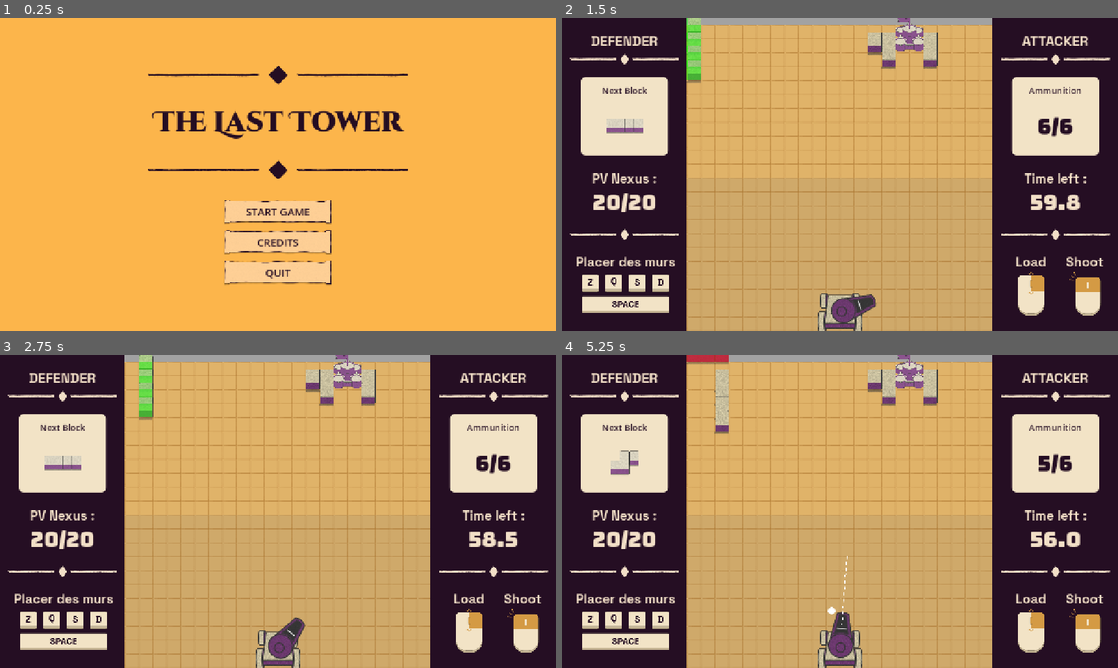
Above: before the commit, frames 1-4 (two rows, left to right).
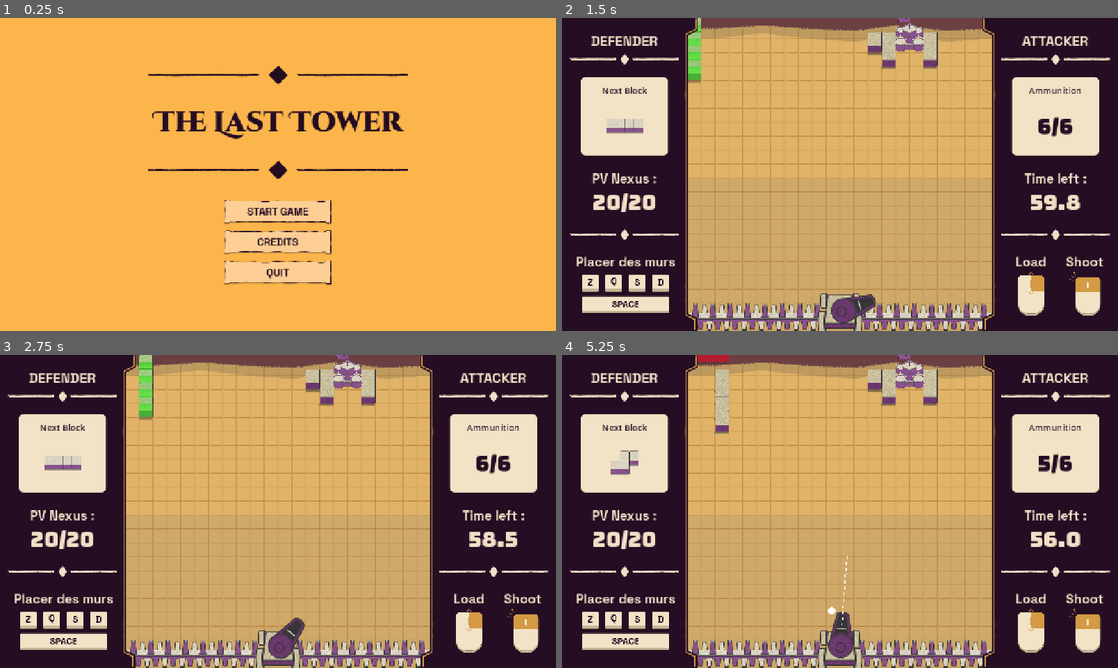
Above: after the commit, the same moments.

Repository: Angele-Bzl/construction
Game: Godot game, scene res://Scenes/title_screen.tscn
Two runs of this game, one before a commit and one after it. Both use one fixed random seed, a clock stepped at 60 frames per second and the inputs below.
Inputs (mouse positions are in pixels of both pictures, inside the frame that each line leads up to):
- Up to frame 1 (0.25 s): no input
- Up to frame 2 (1.5 s): click "CREDITS" at 0.5 s; click "START GAME" at 1.25 s
- Up to frame 3 (2.75 s): move the mouse to (400, 495) at 2.02 s; hold D (right) from 2.03 s (still down); click (400, 495) at 2.1 s
- Up to frame 4 (5.25 s): move the mouse to (728, 527) at 2.77 s; release D (right) at 2.78 s; hold S (down) 2.78-3.53 s; tap Mouse wheel down (scroll_down) at 2.85, 5.1 s; move the mouse to (895, 442) at 3.52 s; hold D (right) 3.53-4.28 s; tap Space (snap) at 3.6 s; move the mouse to (812, 574) at 4.27 s; hold W (up) 4.28-5.03 s; click (812, 574) at 4.35 s; move the mouse to (1006, 558) at 5.02 s; hold A (left) from 5.03 s (still down)

The runs differ from the first frame. In frame 1, 0.4% of the frame differs, in the area x 44-56%, y 60-84%; in frame 2, 6.8%, in the area x 22-78%, y 0-100%; in frame 3, 6.8%; in frame 4, 6.8%.

Commit message:
Commit UI + asset World

Diff:
--- a/construction/Prefabs/Manager/AudioManager.tscn
+++ b/construction/Prefabs/Manager/AudioManager.tscn
@@ -11,6 +11,7 @@
 [ext_resource type="AudioStream" uid="uid://bsf1swpapa4xj" path="res://Sounds/SFX/bricks_falling.wav" id="9_in36k"]
 
 [node name="AudioManager" type="Node" unique_id=967250193]
+process_mode = 3
 script = ExtResource("1_5um5d")
 
 [node name="Music" type="Node" parent="." unique_id=730647465]
--- a/construction/Prefabs/UI/end_screen.tscn
+++ b/construction/Prefabs/UI/end_screen.tscn
@@ -2,6 +2,7 @@
 
 [ext_resource type="Script" uid="uid://d2nuv0vl4s7ug" path="res://Scripts/end_screen.gd" id="1_lugr4"]
 [ext_resource type="Script" uid="uid://c0fuwaxy1tw21" path="res://Scripts/bouncy_button.gd" id="2_3np5u"]
+[ext_resource type="Theme" uid="uid://qds6je0imcnu" path="res://Ressources/Themes/button.tres" id="2_5utrv"]
 
 [node name="EndScreen" type="Control" unique_id=355343183]
 process_mode = 3
@@ -61,14 +62,18 @@
 layout_mode = 2
 
 [node name="RetryButton" type="Button" parent="Structure" unique_id=1082588658]
+custom_minimum_size = Vector2(320, 70)
 layout_mode = 2
-text = "Retry"
+theme = ExtResource("2_5utrv")
+text = "RETRY"
 script = ExtResource("2_3np5u")
 metadata/_custom_type_script = "uid://c0fuwaxy1tw21"
 
 [node name="MainMenuButton" type="Button" parent="Structure" unique_id=1161755095]
+custom_minimum_size = Vector2(320, 70)
 layout_mode = 2
-text = "Go back to main menu"
+theme = ExtResource("2_5utrv")
+text = "BACK TO MAIN MENU"
 script = ExtResource("2_3np5u")
 metadata/_custom_type_script = "uid://c0fuwaxy1tw21"
 
--- a/construction/Prefabs/UI/hud.tscn
+++ b/construction/Prefabs/UI/hud.tscn
@@ -1,6 +1,7 @@
 [gd_scene format=3 uid="uid://btth67ioelhyt"]
 
 [ext_resource type="Script" uid="uid://cbviq4mekeqap" path="res://Scripts/hud.gd" id="1_lepgj"]
+[ext_resource type="Texture2D" uid="uid://j8oeca0qh5pe" path="res://Assets/UI/Blocks/Background_UI.png" id="2_nshva"]
 [ext_resource type="Theme" uid="uid://b1kroheh33iy1" path="res://Ressources/Theme/Text_White.tres" id="2_ofty5"]
 [ext_resource type="Texture2D" uid="uid://0r5p2ixjru55" path="res://Assets/UI/Line/LineWhite.png" id="3_odjyi"]
 [ext_resource type="Theme" uid="uid://cryo43wrhp7pi" path="res://Ressources/Theme/Text_Black.tres" id="3_omdad"]
@@ -12,8 +13,7 @@
 
 [sub_resource type="Theme" id="Theme_oh2ji"]
 
-[sub_resource type="StyleBoxFlat" id="StyleBoxFlat_7bsgg"]
-bg_color = Color(0.14509805, 0.05490196, 0.13725491, 1)
+[sub_resource type="StyleBoxEmpty" id="StyleBoxEmpty_iiyik"]
 
 [sub_resource type="StyleBoxFlat" id="StyleBoxFlat_2ysr6"]
 bg_color = Color(0.9490196, 0.8901961, 0.7764706, 1)
@@ -21,6 +21,8 @@
 corner_radius_top_right = 10
 corner_radius_bottom_right = 10
 corner_radius_bottom_left = 10
+
+[sub_resource type="StyleBoxEmpty" id="StyleBoxEmpty_p0y2s"]
 
 [node name="HUD" type="Control" unique_id=1297925502]
 z_index = 20
@@ -33,13 +35,20 @@
 theme = SubResource("Theme_oh2ji")
 script = ExtResource("1_lepgj")
 
+[node name="BackgroundDefenderPanel" type="TextureRect" parent="." unique_id=820309828]
+layout_mode = 0
+offset_right = 312.0
+offset_bottom = 720.0
+texture = ExtResource("2_nshva")
+expand_mode = 1
+
 [node name="PanelDefender" type="PanelContainer" parent="." unique_id=1881136469]
 custom_minimum_size = Vector2(288, 720)
 custom_maximum_size = Vector2(288, 720)
 layout_mode = 1
 offset_right = 300.0
 offset_bottom = 720.0
-theme_override_styles/panel = SubResource("StyleBoxFlat_7bsgg")
+theme_override_styles/panel = SubResource("StyleBoxEmpty_iiyik")
 
 [node name="MarginDefender" type="MarginContainer" parent="PanelDefender" unique_id=140108007]
 layout_mode = 2
@@ -165,6 +174,18 @@
 size_flags_vertical = 8
 texture = ExtResource("6_p2dku")
 stretch_mode = 5
+
+[node name="BackgroundAttackerPanel" type="TextureRect" parent="." unique_id=1296698996]
+layout_mode = 1
+anchors_preset = 1
+anchor_left = 1.0
+anchor_right = 1.0
+offset_left = -312.0
+offset_bottom = 720.0
+grow_horizontal = 0
+texture = ExtResource("2_nshva")
+expand_mode = 1
+flip_h = true
 
 [node name="PanelAttacker" type="PanelContainer" parent="." unique_id=1282201895]
 custom_minimum_size = Vector2(288, 720)
@@ -176,7 +197,7 @@
 offset_left = -310.0
 offset_bottom = 720.0
 grow_horizontal = 0
-theme_override_styles/panel = SubResource("StyleBoxFlat_7bsgg")
+theme_override_styles/panel = SubResource("StyleBoxEmpty_p0y2s")
 
 [node name="MarginAttacker" type="MarginContainer" parent="PanelAttacker" unique_id=1463767462]
 layout_mode = 2
--- /dev/null
+++ b/construction/Prefabs/WorldPrefabs/barrier.tscn
@@ -0,0 +1,20 @@
+[gd_scene format=3 uid="uid://c4n6e1rual5es"]
+
+[ext_resource type="Script" uid="uid://oktdn1quoqwm" path="res://Scripts/barrier.gd" id="1_lsx5r"]
+[ext_resource type="Texture2D" uid="uid://cxtaksq7otbw7" path="res://Assets/Items/Barrier.png" id="1_rwmq8"]
+
+[sub_resource type="RectangleShape2D" id="RectangleShape2D_xrivr"]
+size = Vector2(320, 64)
+
+[node name="Barrier" type="Area2D" unique_id=820234278]
+script = ExtResource("1_lsx5r")
+
+[node name="BarrierCollision" type="CollisionShape2D" parent="." unique_id=1972884003]
+shape = SubResource("RectangleShape2D_xrivr")
+
+[node name="BarrierSprite" type="Sprite2D" parent="." unique_id=1726178045]
+position = Vector2(0, 1.9073486e-06)
+scale = Vector2(0.8, 0.6666667)
+texture = ExtResource("1_rwmq8")
+
+[connection signal="body_entered" from="." to="." method="_on_body_entered"]
--- /dev/null
+++ b/construction/Ressources/Themes/button.tres
@@ -0,0 +1,26 @@
+[gd_resource type="Theme" format=3 uid="uid://qds6je0imcnu"]
+
+[ext_resource type="FontFile" uid="uid://cqkorgrekwq1g" path="res://Assets/UI/Font/SpaceGrotesk-Bold.ttf" id="1_fc8v0"]
+[ext_resource type="Texture2D" uid="uid://dah6rbcykum5n" path="res://Assets/UI/Button/Dark.png" id="2_fbofm"]
+[ext_resource type="Texture2D" uid="uid://dtcawao75tib" path="res://Assets/UI/Button/White.png" id="3_yqlfu"]
+
+[sub_resource type="StyleBoxTexture" id="StyleBoxTexture_k5hr5"]
+texture = ExtResource("2_fbofm")
+
+[sub_resource type="StyleBoxTexture" id="StyleBoxTexture_xt7jk"]
+texture = ExtResource("3_yqlfu")
+
+[sub_resource type="StyleBoxTexture" id="StyleBoxTexture_na84d"]
+texture = ExtResource("2_fbofm")
+
+[resource]
+Button/colors/font_color = Color(0.14509805, 0.05490196, 0.13725491, 1)
+Button/colors/font_focus_color = Color(1, 0.8156863, 0.5882353, 1)
+Button/colors/font_hover_color = Color(1, 0.8156863, 0.5882353, 1)
+Button/colors/font_hover_pressed_color = Color(1, 0.8156863, 0.5882353, 1)
+Button/colors/font_pressed_color = Color(1, 0.8156863, 0.5882353, 1)
+Button/font_sizes/font_size = 24
+Button/fonts/font = ExtResource("1_fc8v0")
+Button/styles/hover = SubResource("StyleBoxTexture_k5hr5")
+Button/styles/normal = SubResource("StyleBoxTexture_xt7jk")
+Button/styles/pressed = SubResource("StyleBoxTexture_na84d")
--- a/construction/Scenes/main_scene.tscn
+++ b/construction/Scenes/main_scene.tscn
@@ -5,12 +5,13 @@
 [ext_resource type="PackedScene" uid="uid://btth67ioelhyt" path="res://Prefabs/UI/hud.tscn" id="2_m1efj"]
 [ext_resource type="Script" uid="uid://bait0803872ov" path="res://Scripts/camera.gd" id="2_mai8y"]
 [ext_resource type="PackedScene" uid="uid://dui6mev36aftd" path="res://Prefabs/UI/end_screen.tscn" id="3_76v2p"]
-[ext_resource type="Texture2D" uid="uid://b6sedyukr0b27" path="res://Assets/Placeholders/placeholder_wall.png" id="3_iacmt"]
 [ext_resource type="PackedScene" uid="uid://cfubmk7s40qls" path="res://Prefabs/CrossbowPrefabs/crossbow.tscn" id="4_x6ack"]
 [ext_resource type="PackedScene" uid="uid://dmm0qqj4gh5up" path="res://Prefabs/BlockPrefabs/block.tscn" id="5_iacmt"]
 [ext_resource type="Texture2D" uid="uid://cpe6nep6cxb5l" path="res://Assets/Items/Canon base.png" id="5_maf8m"]
 [ext_resource type="PackedScene" uid="uid://ct3oijw5r6wfs" path="res://Prefabs/BlockPrefabs/nexus.tscn" id="6_6ev3c"]
 [ext_resource type="Texture2D" uid="uid://cfm157hsvuylg" path="res://Assets/Items/Background.png" id="7_76v2p"]
+[ext_resource type="PackedScene" uid="uid://c4n6e1rual5es" path="res://Prefabs/WorldPrefabs/barrier.tscn" id="9_drdnd"]
+[ext_resource type="Texture2D" uid="uid://1s2b4tljtric" path="res://Assets/Items/base_mountain.png" id="9_ioaeq"]
 
 [sub_resource type="RectangleShape2D" id="RectangleShape2D_76v2p"]
 size = Vector2(14, 720)
@@ -61,22 +62,12 @@
 [node name="Wall1" type="StaticBody2D" parent="Walls" unique_id=1512068386]
 position = Vector2(280, 384)
 
-[node name="WallSprite" type="Sprite2D" parent="Walls/Wall1" unique_id=361679672]
-position = Vector2(0, -23.999983)
-scale = Vector2(0.41025642, 2.6086957)
-texture = ExtResource("3_iacmt")
-
 [node name="WallCollision" type="CollisionShape2D" parent="Walls/Wall1" unique_id=282814252]
 position = Vector2(0, -24)
 shape = SubResource("RectangleShape2D_76v2p")
 
 [node name="Wall2" type="StaticBody2D" parent="Walls" unique_id=688039229]
 position = Vector2(1000, 384)
-
-[node name="WallSprite" type="Sprite2D" parent="Walls/Wall2" unique_id=1120225878]
-position = Vector2(0, -23.999983)
-scale = Vector2(0.41025642, 2.6086957)
-texture = ExtResource("3_iacmt")
 
 [node name="WallCollision" type="CollisionShape2D" parent="Walls/Wall2" unique_id=829211651]
 position = Vector2(0, -24)
@@ -86,22 +77,21 @@
 position = Vector2(640, 8)
 
 [node name="WallSprite" type="Sprite2D" parent="Walls/Wall3" unique_id=1156021529]
-position = Vector2(-7.6293945e-06, 0)
-scale = Vector2(18.871794, 0.05797107)
-texture = ExtResource("3_iacmt")
+position = Vector2(-7.6293945e-06, 16)
+scale = Vector2(0.6805294, 0.85594404)
+texture = ExtResource("9_ioaeq")
 
 [node name="WallCollision" type="CollisionShape2D" parent="Walls/Wall3" unique_id=2096315868]
 shape = SubResource("RectangleShape2D_13qdw")
 
-[node name="Wall4" type="StaticBody2D" parent="Walls" unique_id=208249840]
-position = Vector2(640, 728)
+[node name="Barrier" parent="." unique_id=820234278 instance=ExtResource("9_drdnd")]
+position = Vector2(448, 688)
 
-[node name="WallSprite" type="Sprite2D" parent="Walls/Wall4" unique_id=226272177]
-scale = Vector2(11.076923, 0.05797107)
-texture = ExtResource("3_iacmt")
+[node name="Barrier2" parent="." unique_id=213392050 instance=ExtResource("9_drdnd")]
+position = Vector2(832, 688)
 
-[node name="WallCollision" type="CollisionShape2D" parent="Walls/Wall4" unique_id=216096089]
-shape = SubResource("RectangleShape2D_13qdw")
+[node name="Barrier3" parent="." unique_id=854050089 instance=ExtResource("9_drdnd")]
+position = Vector2(648, 752)
 
 [node name="Nexus" parent="." unique_id=407422604 instance=ExtResource("6_6ev3c")]
 
--- a/construction/Scenes/title_screen.tscn
+++ b/construction/Scenes/title_screen.tscn
@@ -5,37 +5,10 @@
 [ext_resource type="Texture2D" uid="uid://b60tbjrusq0eh" path="res://Assets/Placeholders/Conneries Charles/Group 45.png" id="2_4gxqj"]
 [ext_resource type="Texture2D" uid="uid://b2hatc4sh0e3l" path="res://Assets/UI/Line/LineDark.png" id="3_0061g"]
 [ext_resource type="FontFile" uid="uid://c56qldv5b0dxm" path="res://Assets/UI/Font/CinzelDecorative-Black.ttf" id="3_n82rj"]
-[ext_resource type="Texture2D" uid="uid://dtcawao75tib" path="res://Assets/UI/Button/White.png" id="4_6vd4x"]
 [ext_resource type="Texture2D" uid="uid://c0tmahdce6q3p" path="res://Assets/Placeholders/Conneries Charles/Clavier.png" id="4_55kwv"]
 [ext_resource type="Texture2D" uid="uid://bvjmuxklp77qj" path="res://Assets/Placeholders/Conneries Charles/Group 24.png" id="5_12m1t"]
-[ext_resource type="Texture2D" uid="uid://dah6rbcykum5n" path="res://Assets/UI/Button/Dark.png" id="5_n82rj"]
-
-[sub_resource type="StyleBoxTexture" id="StyleBoxTexture_55kwv"]
-texture = ExtResource("4_6vd4x")
-
-[sub_resource type="StyleBoxTexture" id="StyleBoxTexture_8o21p"]
-texture = ExtResource("5_n82rj")
-
-[sub_resource type="StyleBoxTexture" id="StyleBoxTexture_ywufg"]
-texture = ExtResource("5_n82rj")
-
-[sub_resource type="StyleBoxTexture" id="StyleBoxTexture_8mikk"]
-texture = ExtResource("4_6vd4x")
-
-[sub_resource type="StyleBoxTexture" id="StyleBoxTexture_sqelc"]
-texture = ExtResource("5_n82rj")
-
-[sub_resource type="StyleBoxTexture" id="StyleBoxTexture_w5sh6"]
-texture = ExtResource("5_n82rj")
-
-[sub_resource type="StyleBoxTexture" id="StyleBoxTexture_6vd4x"]
-texture = ExtResource("4_6vd4x")
-
-[sub_resource type="StyleBoxTexture" id="StyleBoxTexture_n82rj"]
-texture = ExtResource("5_n82rj")
-
-[sub_resource type="StyleBoxTexture" id="StyleBoxTexture_0061g"]
-texture = ExtResource("5_n82rj")
+[ext_resource type="Theme" uid="uid://qds6je0imcnu" path="res://Ressources/Themes/button.tres" id="6_sqelc"]
+[ext_resource type="Script" uid="uid://c0fuwaxy1tw21" path="res://Scripts/bouncy_button.gd" id="8_8mikk"]
 
 [node name="TitleScreen" type="Control" unique_id=493476337]
 layout_mode = 3
@@ -129,19 +102,13 @@
 size_flags_vertical = 8
 theme_override_constants/separation = 10
 
-[node name="StartGameButton" type="Button" parent="TSMain/MarginContainer/VBoxContainer2/VBoxContainer" unique_id=1942655691]
+[node name="StartGameButton" type="Button" parent="TSMain/MarginContainer/VBoxContainer2/VBoxContainer" unique_id=202802301]
 custom_minimum_size = Vector2(200, 60)
 layout_mode = 2
-theme_override_colors/font_color = Color(0.14509805, 0.05490196, 0.13725491, 1)
-theme_override_colors/font_focus_color = Color(1, 0.8156863, 0.5882353, 1)
-theme_override_colors/font_pressed_color = Color(1, 0.8156863, 0.5882353, 1)
-theme_override_colors/font_hover_color = Color(1, 0.8156863, 0.5882353, 1)
-theme_override_colors/font_hover_pressed_color = Color(1, 0.8156863, 0.5882353, 1)
-theme_override_font_sizes/font_size = 24
-theme_override_styles/normal = SubResource("StyleBoxTexture_55kwv")
-theme_override_styles/pressed = SubResource("StyleBoxTexture_8o21p")
-theme_override_styles/hover = SubResource("StyleBoxTexture_ywufg")
+theme = ExtResource("6_sqelc")
 text = "START GAME"
+script = ExtResource("8_8mikk")
+metadata/_custom_type_script = "uid://c0fuwaxy1tw21"
 
 [node name="StartTestLevelButton" type="Button" parent="TSMain/MarginContainer/VBoxContainer2/VBoxContainer" unique_id=966193743]
 visible = false
@@ -165,33 +132,21 @@
 disabled = true
 text = "OPTION"
 
-[node name="CreditsButton" type="Button" parent="TSMain/MarginContainer/VBoxContainer2/VBoxContainer" unique_id=577436562]
+[node name="CreditsButton" type="Button" parent="TSMain/MarginContainer/VBoxContainer2/VBoxContainer" unique_id=1156772762]
 custom_minimum_size = Vector2(300, 60)
 layout_mode = 2
-theme_override_colors/font_color = Color(0.14509805, 0.05490196, 0.13725491, 1)
-theme_override_colors/font_focus_color = Color(1, 0.8156863, 0.5882353, 1)
-theme_override_colors/font_pressed_color = Color(1, 0.8156863, 0.5882353, 1)
-theme_override_colors/font_hover_color = Color(1, 0.8156863, 0.5882353, 1)
-theme_override_colors/font_hover_pressed_color = Color(1, 0.8156863, 0.5882353, 1)
-theme_override_font_sizes/font_size = 24
-theme_override_styles/normal = SubResource("StyleBoxTexture_8mikk")
-theme_override_styles/pressed = SubResource("StyleBoxTexture_sqelc")
-theme_override_styles/hover = SubResource("StyleBoxTexture_w5sh6")
+theme = ExtResource("6_sqelc")
 text = "CREDITS"
-
-[node name="QuitButton" type="Button" parent="TSMain/MarginContainer/VBoxContainer2/VBoxContainer" unique_id=1536067376]
+script = ExtResource("8_8mikk")
+metadata/_custom_type_script = "uid://c0fuwaxy1tw21"
+
+[node name="QuitButton" type="Button" parent="TSMain/MarginContainer/VBoxContainer2/VBoxContainer" unique_id=883251405]
 custom_minimum_size = Vector2(300, 60)
 layout_mode = 2
-theme_override_colors/font_color = Color(0.14509805, 0.05490196, 0.13725491, 1)
-theme_override_colors/font_focus_color = Color(1, 0.8156863, 0.5882353, 1)
-theme_override_colors/font_pressed_color = Color(1, 0.8156863, 0.5882353, 1)
-theme_override_colors/font_hover_color = Color(1, 0.8156863, 0.5882353, 1)
-theme_override_colors/font_hover_pressed_color = Color(1, 0.8156863, 0.5882353, 1)
-theme_override_font_sizes/font_size = 24
-theme_override_styles/normal = SubResource("StyleBoxTexture_6vd4x")
-theme_override_styles/pressed = SubResource("StyleBoxTexture_n82rj")
-theme_override_styles/hover = SubResource("StyleBoxTexture_0061g")
+theme = ExtResource("6_sqelc")
 text = "QUIT"
+script = ExtResource("8_8mikk")
+metadata/_custom_type_script = "uid://c0fuwaxy1tw21"
 
 [node name="TSHowToPlay" type="Control" parent="." unique_id=1590816908]
 visible = false
@@ -334,3 +289,13 @@
 size_flags_vertical = 8
 theme_override_font_sizes/font_size = 24
 text = "CLOSE"
+
+[connection signal="mouse_entered" from="TSMain/MarginContainer/VBoxContainer2/VBoxContainer/StartGameButton" to="TSMain/MarginContainer/VBoxContainer2/VBoxContainer/StartGameButton" method="_on_mouse_entered"]
+[connection signal="mouse_exited" from="TSMain/MarginContainer/VBoxContainer2/VBoxContainer/StartGameButton" to="TSMain/MarginContainer/VBoxContainer2/VBoxContainer/StartGameButton" method="_on_mouse_exited"]
+[connection signal="pressed" from="TSMain/MarginContainer/VBoxContainer2/VBoxContainer/StartGameButton" to="TSMain/MarginContainer/VBoxContainer2/VBoxContainer/StartGameButton" method="_on_pressed"]
+[connection signal="mouse_entered" from="TSMain/MarginContainer/VBoxContainer2/VBoxContainer/CreditsButton" to="TSMain/MarginContainer/VBoxContainer2/VBoxContainer/CreditsButton" method="_on_mouse_entered"]
+[connection signal="mouse_exited" from="TSMain/MarginContainer/VBoxContainer2/VBoxContainer/CreditsButton" to="TSMain/MarginContainer/VBoxContainer2/VBoxContainer/CreditsButton" method="_on_mouse_exited"]
+[connection signal="pressed" from="TSMain/MarginContainer/VBoxContainer2/VBoxContainer/CreditsButton" to="TSMain/MarginContainer/VBoxContainer2/VBoxContainer/CreditsButton" method="_on_pressed"]
+[connection signal="mouse_entered" from="TSMain/MarginContainer/VBoxContainer2/VBoxContainer/QuitButton" to="TSMain/MarginContainer/VBoxContainer2/VBoxContainer/QuitButton" method="_on_mouse_entered"]
+[connection signal="mouse_exited" from="TSMain/MarginContainer/VBoxContainer2/VBoxContainer/QuitButton" to="TSMain/MarginContainer/VBoxContainer2/VBoxContainer/QuitButton" method="_on_mouse_exited"]
+[connection signal="pressed" from="TSMain/MarginContainer/VBoxContainer2/VBoxContainer/QuitButton" to="TSMain/MarginContainer/VBoxContainer2/VBoxContainer/QuitButton" method="_on_pressed"]
--- /dev/null
+++ b/construction/Scripts/barrier.gd
@@ -0,0 +1,6 @@
+extends Area2D
+class_name Barrier
+
+func _on_body_entered(body):
+	if body is Bullet:
+		body.go_back_to_stock()
--- a/construction/Scripts/bouncy_button.gd
+++ b/construction/Scripts/bouncy_button.gd
@@ -11,7 +11,7 @@
 	if b_tween:
 		b_tween.kill()
 	b_tween = create_tween()
-	b_tween.tween_property(self,"scale",Vector2(1.3,1.3),0.2).set_trans(Tween.TRANS_BACK).set_ease(Tween.EASE_IN)
+	b_tween.tween_property(self,"scale",Vector2(1.1,1.1),0.2).set_trans(Tween.TRANS_BACK).set_ease(Tween.EASE_IN)
 
 	await get_tree().create_timer(0.2).timeout
 
--- a/construction/Scripts/end_screen.gd
+++ b/construction/Scripts/end_screen.gd
@@ -8,6 +8,7 @@
 	visible = false
 
 func show_end_label():
+	AudioManager.bomb_fuse_sfx.stop()
 	visible = true
 	get_tree().paused = true
 
@@ -22,8 +23,6 @@
 
 func _on_retry_button_pressed():
 	get_tree().paused = false
-	AudioManager.fade_out(AudioManager.game_music)
-	AudioManager.bomb_fuse_sfx.stop()
 	GlobalManager.reset_game_parameters()
 	Attacker.reset_game_parameters()
 	Defender.reset_game_parameters()
Not shown, added: construction/Assets/Items/Barrier.png.import
Binary file added: construction/Assets/Items/base_mountain.png
Not shown, added: construction/Assets/Items/base_mountain.png.import
Binary file added: construction/Assets/UI/Blocks/Background_UI.png
Not shown, added: construction/Assets/UI/Blocks/Background_UI.png.import
Not shown, added: construction/Scripts/barrier.gd.uid
